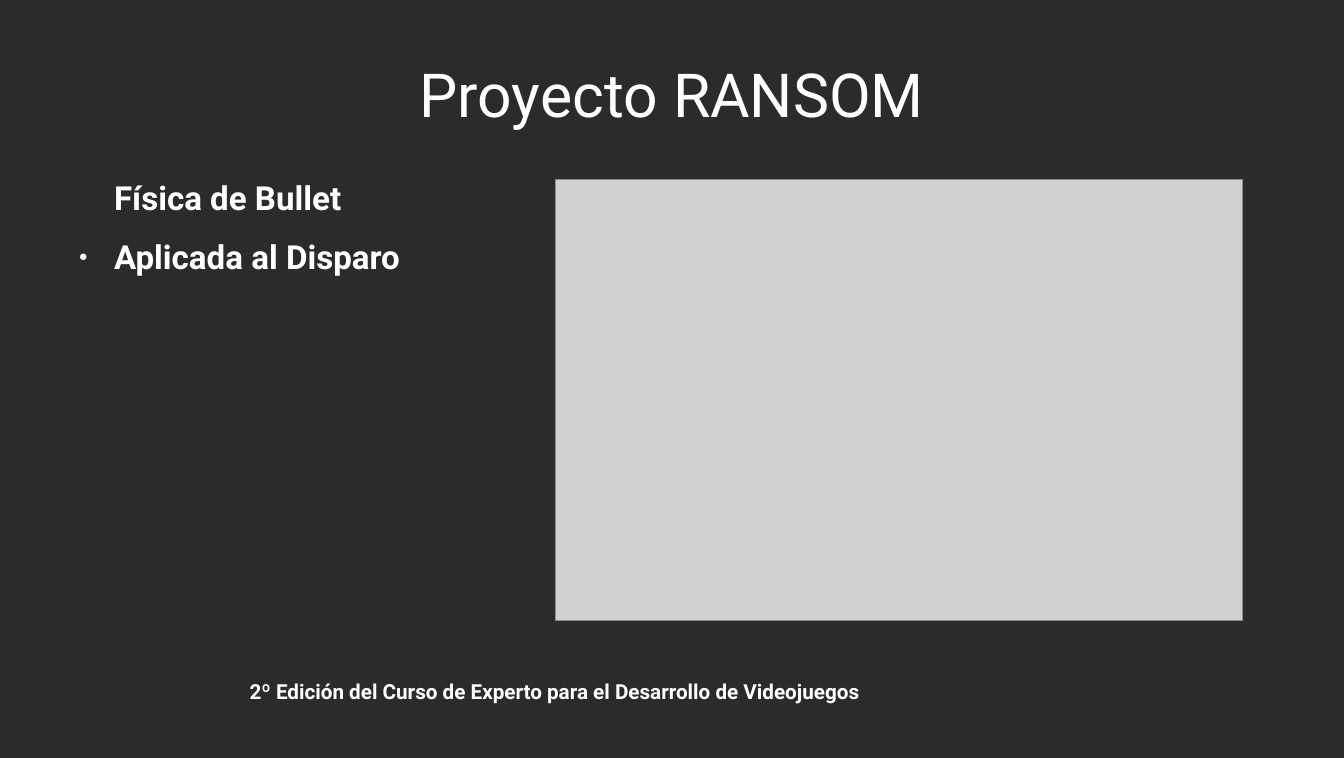
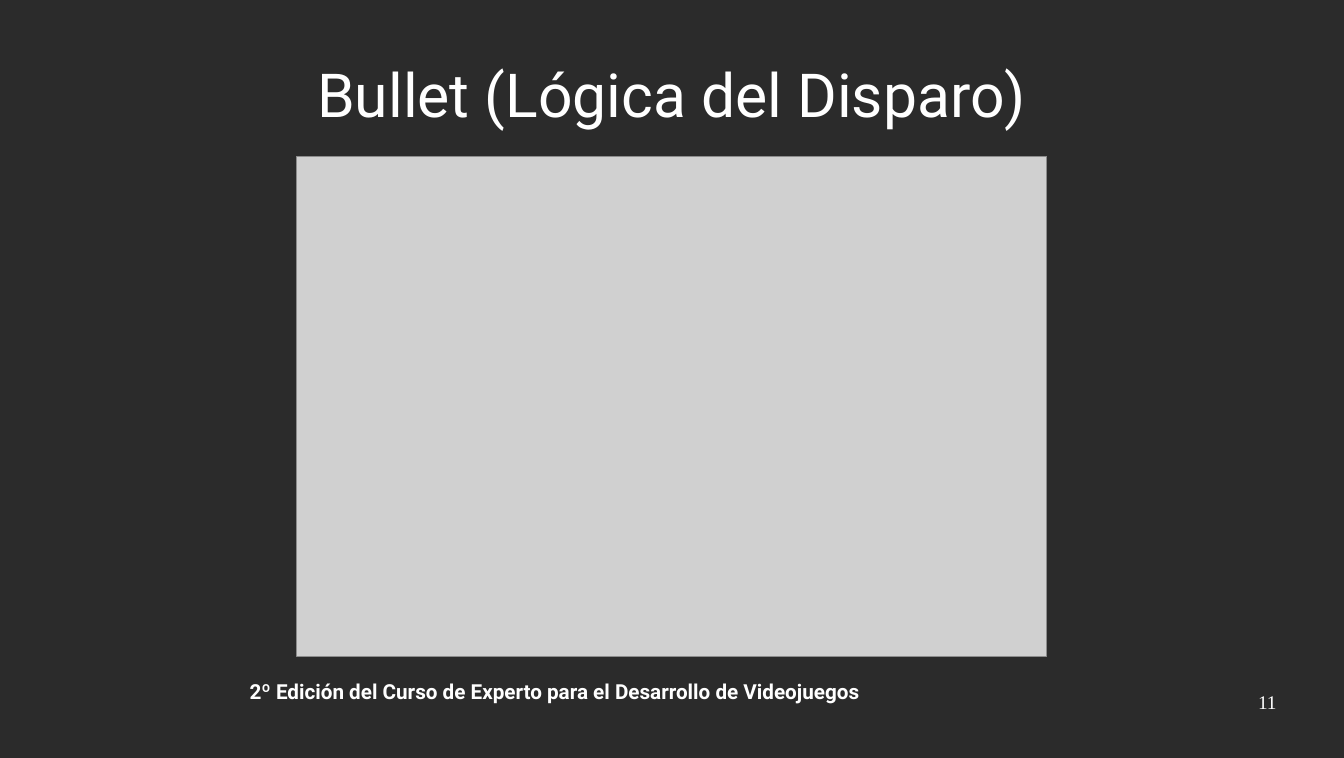
Before and after one commit to bievis/cedv-grupo4, a slide deck: slide 11 of ransom/doc/Presentacion/Presentacion.odp (slide 10 before the commit). Drawn at 1344x758 pixels with LibreOffice and Linux fonts; fonts in the diff are those of the drawing; grey boxes stand for pictures; background and template pictures are left out; a plain dark background stands for a picture behind light text. Boxes give left, top, right and bottom in pixels: in the first picture for what was removed or moved away, otherwise in the second. Text is boxed around its words. In the diff, an @@ line names an element or a change of style, - is before the commit and + after.

```diff
--- a/ransom/doc/Presentacion/Presentacion.odp
+++ b/ransom/doc/Presentacion/Presentacion.odp
@@ title at [317,68,1025,131]: text changed @@
-Proyecto RANSOM
+Bullet (Lógica del Disparo)
@@ picture: place and size @@
-picture at [556,180,1243,620]
+picture at [297,156,1047,656]
@@ text removed at [114,185,400,276] @@
-Física de Bullet
-● Aplicada al Disparo
@@ page number added at [1258,696,1277,709], 14 pt, text #FFFFFF @@
+11
```
Also in this commit, not shown: 10 other slides changed, 1 slide added, 1 slide removed.
